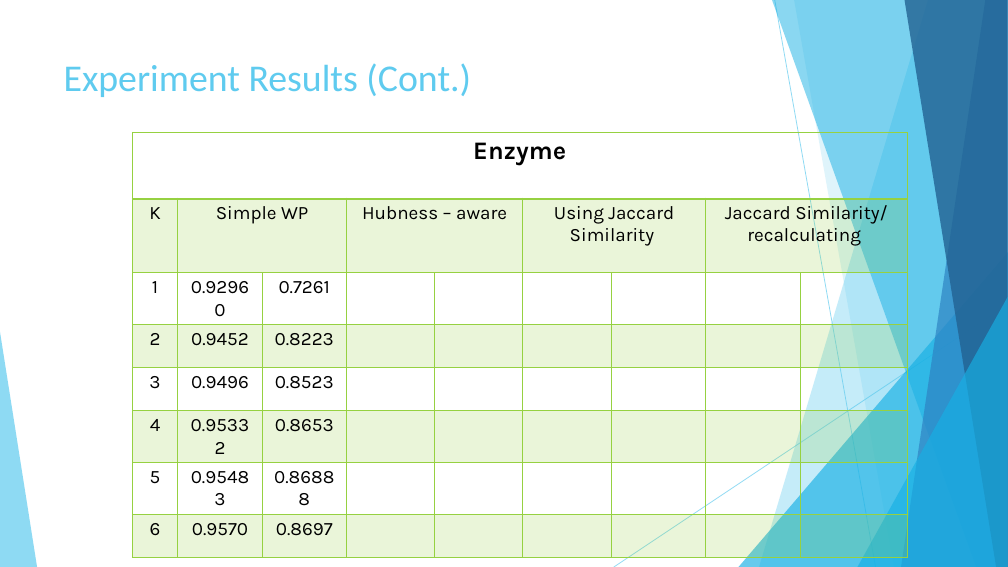
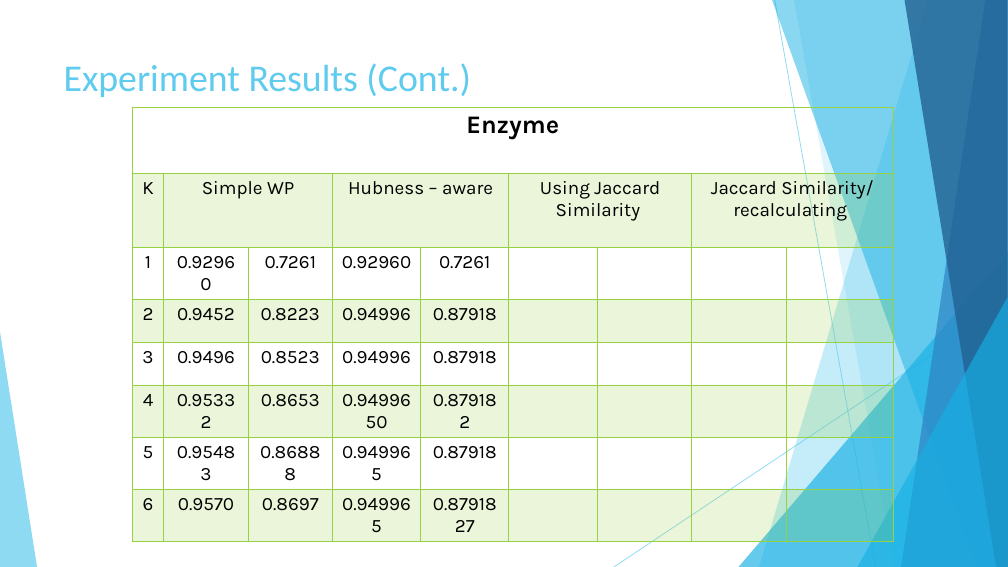
Before and after one commit to AbdullahAlZoabi/Drug-Target-Interaction-Prediction, a slide deck: slide 42 of Drug-Target Interaction Prediction.pptx. Drawn at 1008x567 pixels with LibreOffice and Linux fonts; fonts in the diff are those of the drawing. Boxes give left, top, right and bottom in pixels: in the first picture for what was removed or moved away, otherwise in the second. Text is boxed around its words. In the diff, an @@ line names an element or a change of style, - is before the commit and + after.

Commit message:
Update slides

```diff
--- a/Drug-Target Interaction Prediction.pptx
+++ b/Drug-Target Interaction Prediction.pptx
@@ table at (132,107,894,539) @@
-row 3, column 4: 
+row 3, column 4: 0.92960
-row 3, column 5: 
+row 3, column 5: 0.7261
-row 4, column 4: 
+row 4, column 4: 0.94996
-row 4, column 5: 
+row 4, column 5: 0.87918
-row 5, column 4: 
+row 5, column 4: 0.94996
-row 5, column 5: 
+row 5, column 5: 0.87918
-row 6, column 4: 
+row 6, column 4: 0.9499650
-row 6, column 5: 
+row 6, column 5: 0.879182
-row 7, column 4: 
+row 7, column 4: 0.949965
-row 7, column 5: 
+row 7, column 5: 0.87918
-row 8, column 4: 
+row 8, column 4: 0.949965
-row 8, column 5: 
+row 8, column 5: 0.8791827
@@ table: place and size @@
-table at (132,132,907,540)
+table at (132,107,894,539)
```
Also in this commit, not shown: 1 other slide changed.
